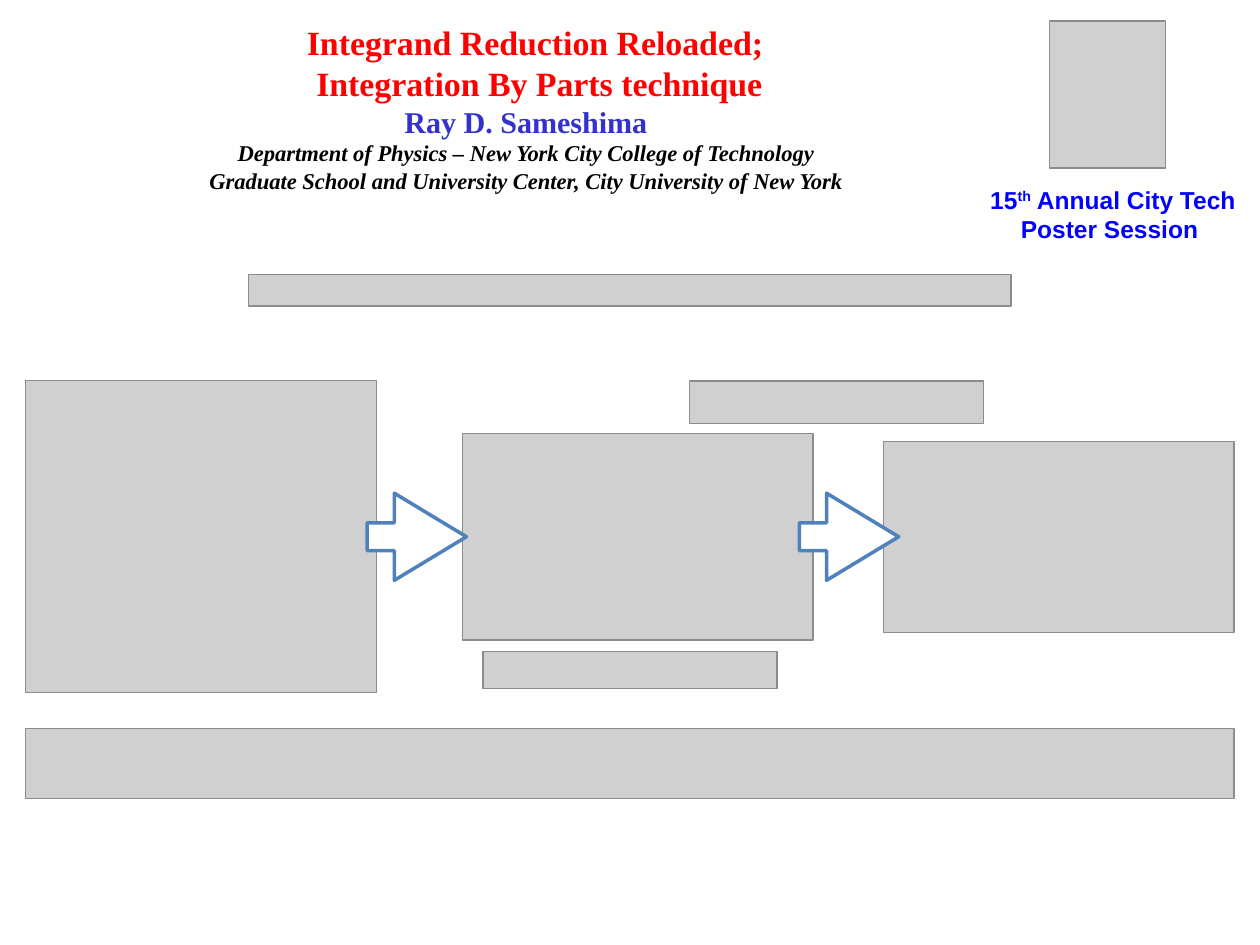
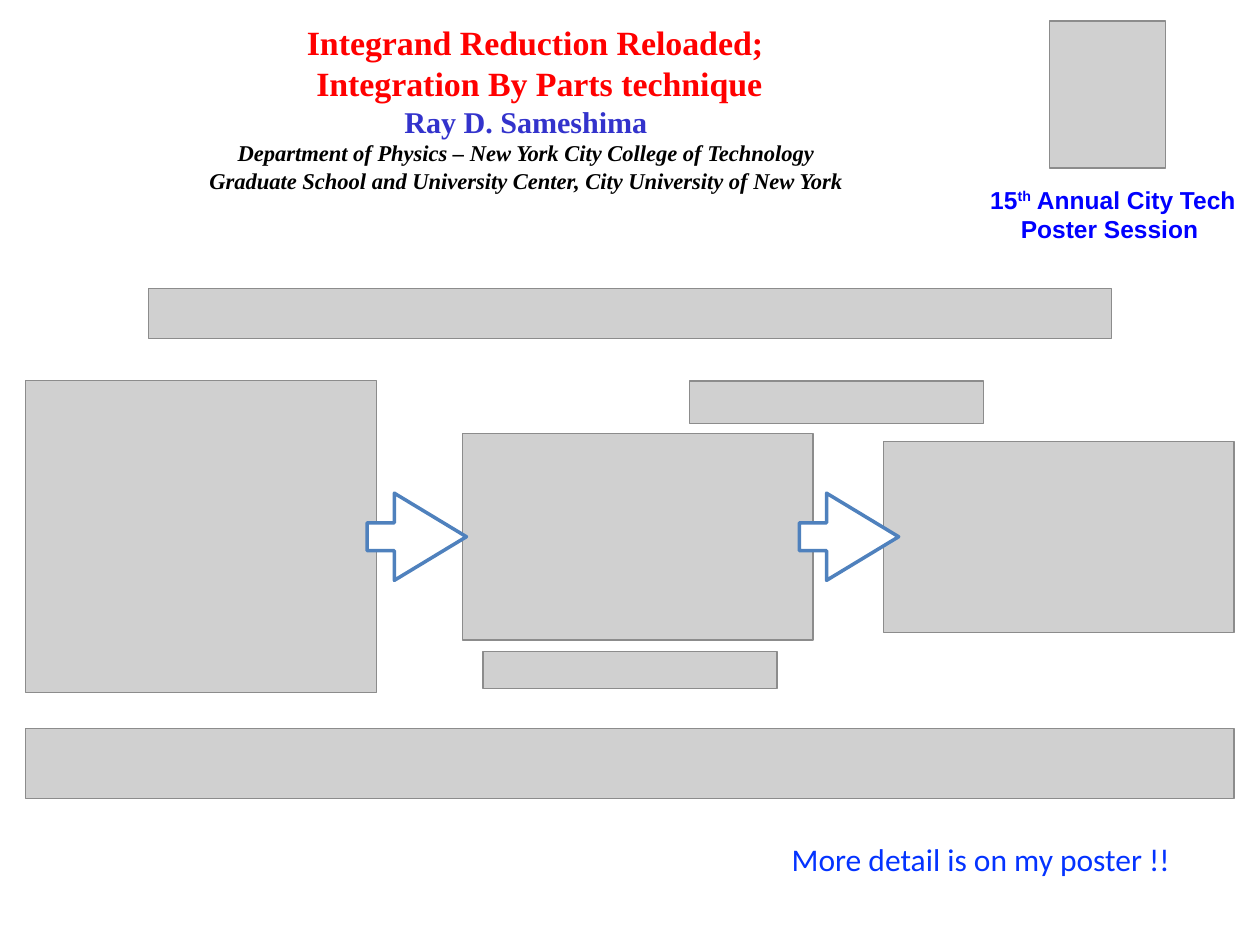
Before and after one commit to raydsameshima/Keynotes, a slide deck: slide 1 of PosterSession2017/1min.pptx. Drawn at 1260x945 pixels with LibreOffice and Linux fonts; fonts in the diff are those of the drawing; grey boxes stand for pictures. Boxes give left, top, right and bottom in pixels: in the first picture for what was removed or moved away, otherwise in the second. Text is boxed around its words. In the diff, an @@ line names an element or a change of style, - is before the commit and + after.

Commit message:
on tuesday, will revise my 1min slide

```diff
--- a/PosterSession2017/1min.pptx
+++ b/PosterSession2017/1min.pptx
@@ picture: place and size @@
-picture at [248,275,1011,306]
+picture at [149,289,1111,339]
@@ text added at [792,849,1142,876], 18 pt, text #0433FF @@
+More detail is on my poster !!
```
Also in this commit, not shown: 4 other files.
